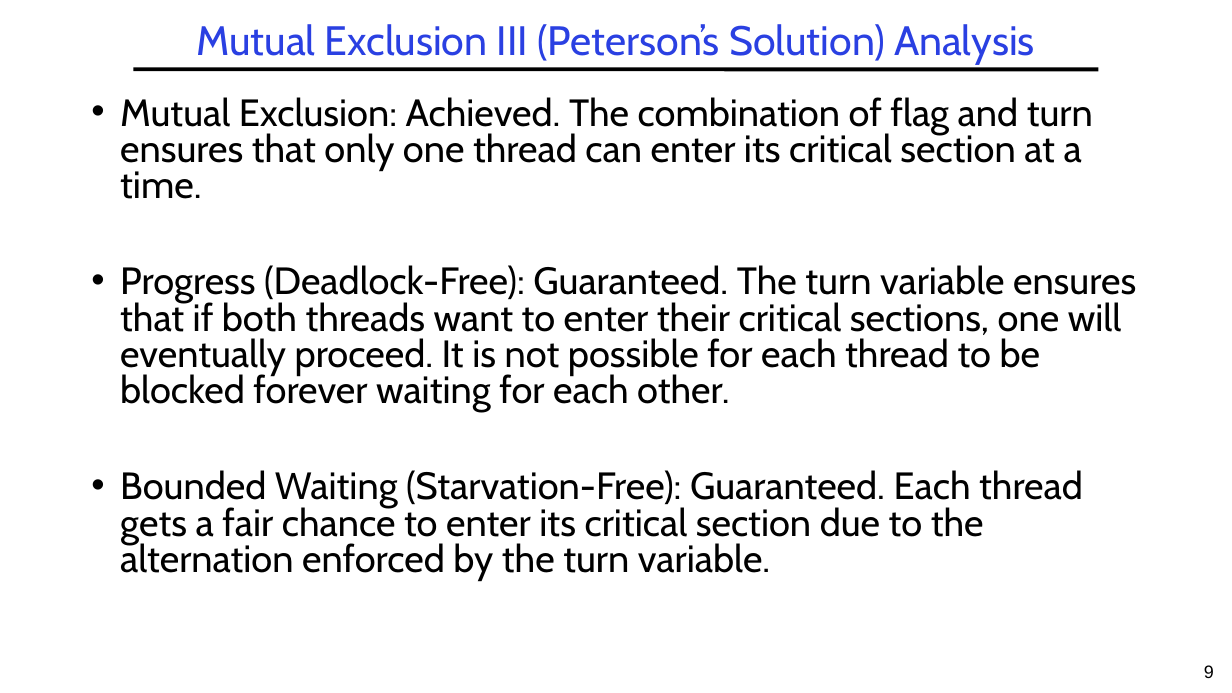
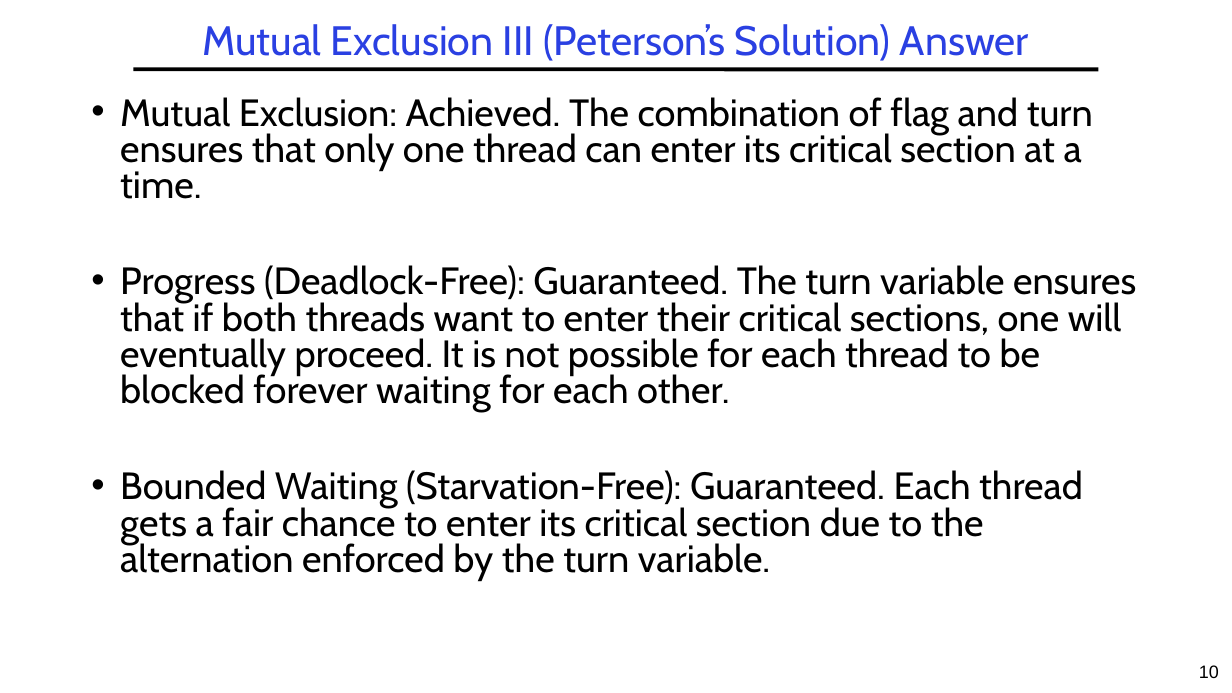
Before and after one commit to guhofstra/CSC256Fa25, a slide deck: slide 10 of PPTs/L3-Exercises ANS.pptx (slide 9 before the commit). Drawn at 1232x693 pixels with LibreOffice and Linux fonts; fonts in the diff are those of the drawing. Boxes give left, top, right and bottom in pixels: in the first picture for what was removed or moved away, otherwise in the second. Text is boxed around its words. In the diff, an @@ line names an element or a change of style, - is before the commit and + after.

```diff
--- a/PPTs/L3-Exercises ANS.pptx
+++ b/PPTs/L3-Exercises ANS.pptx
@@ title at box(202, 24, 1029, 61): text changed @@
-Mutual Exclusion III (Peterson’s Solution) Analysis
+Mutual Exclusion III (Peterson’s Solution) Answer
@@ page number at box(1199, 665, 1219, 678): text changed @@
-9
+10
```
Also in this commit, not shown: 3 other slides changed, 1 slide added, 7 other files.
